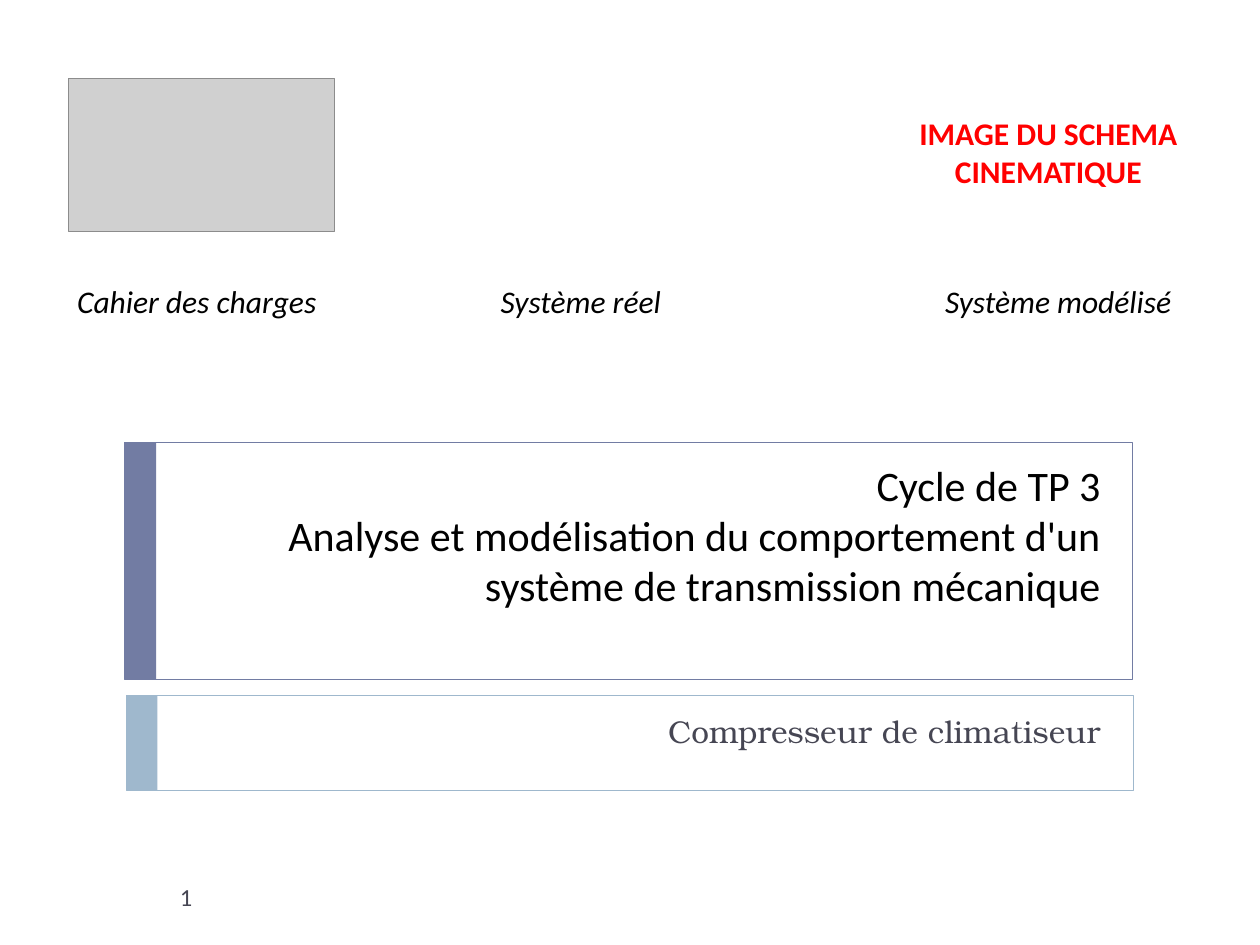
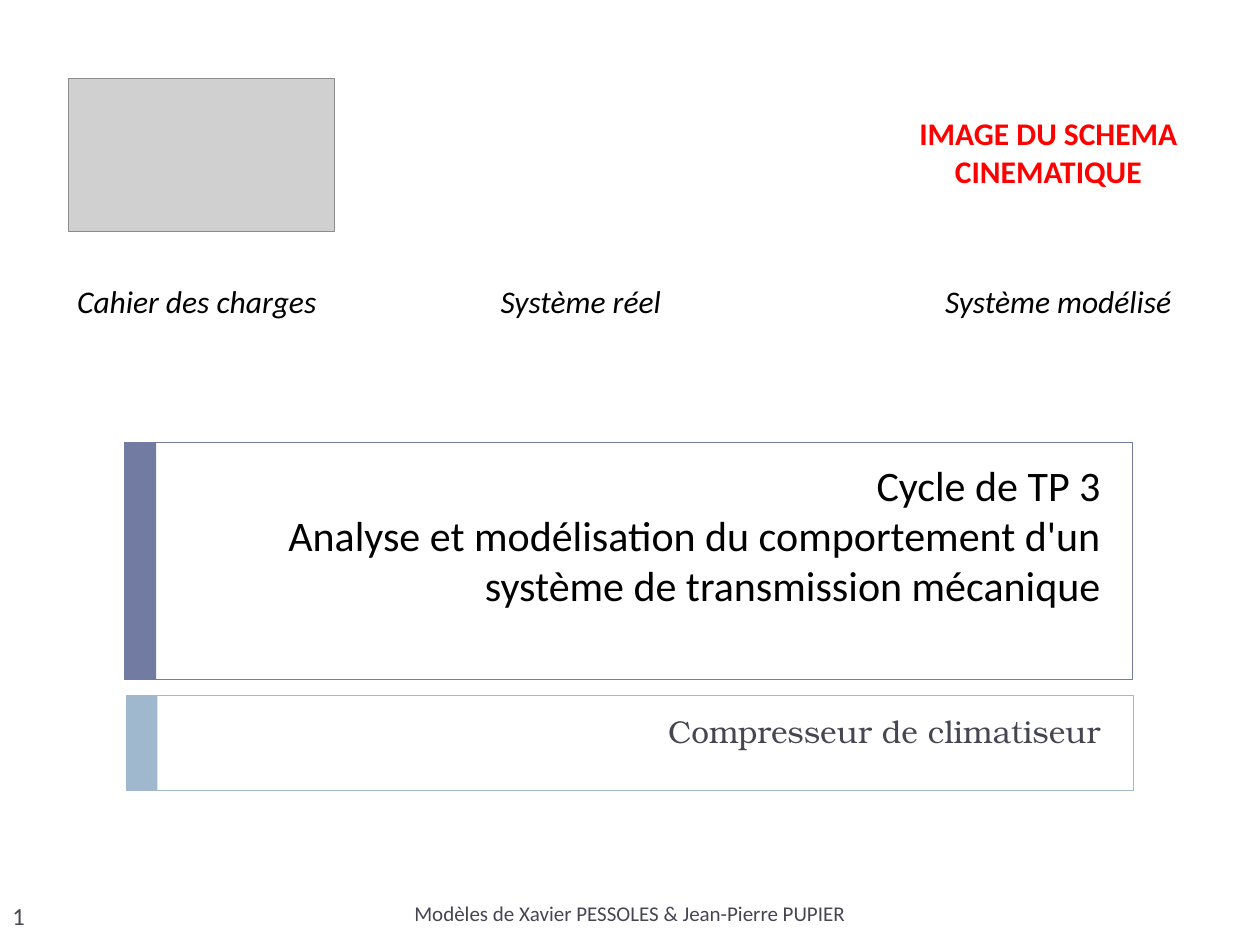
Before and after one commit to xpessoles/TP_2014_2015, a slide deck: slide 1 of Cycle_03_Analyser_Modeliser_Cin/Compresseur/Presentation_Compresseur_Eleve.pptx. Drawn at 1260x945 pixels with LibreOffice and Linux fonts; fonts in the diff are those of the drawing; grey boxes stand for pictures. Boxes give left, top, right and bottom in pixels: in the first picture for what was removed or moved away, otherwise in the second. Text is boxed around its words. In the diff, an @@ line names an element or a change of style, - is before the commit and + after.

```diff
--- a/Cycle_03_Analyser_Modeliser_Cin/Compresseur/Presentation_Compresseur_Eleve.pptx
+++ b/Cycle_03_Analyser_Modeliser_Cin/Compresseur/Presentation_Compresseur_Eleve.pptx
@@ page number: place and size @@
-page number at [180,890,192,906]
+page number at [12,909,24,925]
@@ text added at [414,906,845,921], 12 pt, text #464653 @@
+Modèles de Xavier PESSOLES & Jean-Pierre PUPIER
```
Also in this commit, not shown: 18 other slides changed, 44 other files.
